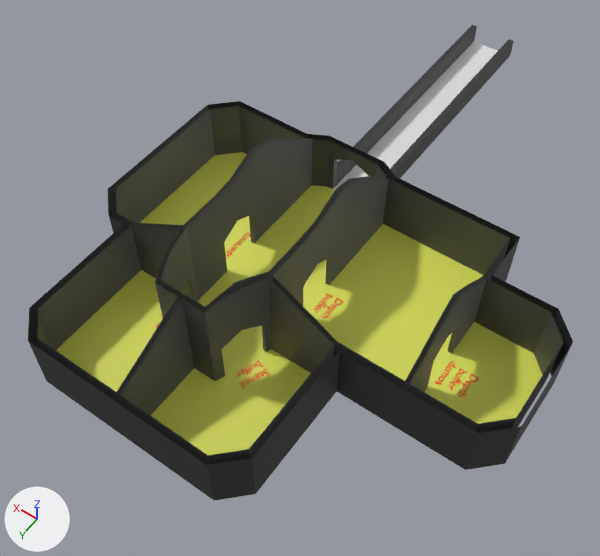
The Blender file Assets/Models/ShaderCastle/Buffer.blend, before and after one commit.
Both versions are drawn from a 50 mm lens placed at (-14.3, 23.6, 29.4), pointed at (-0.6, 4.5, -0.6). Every picture has the same lights, and +X, +Y and +Z are marked at lower left. The older version comes first.

Objects in the first picture: 'Floor 0 -col', 'Floor 1 -col', 'Text.001', 'Text.008', 'Text.011', 'Text.023'.
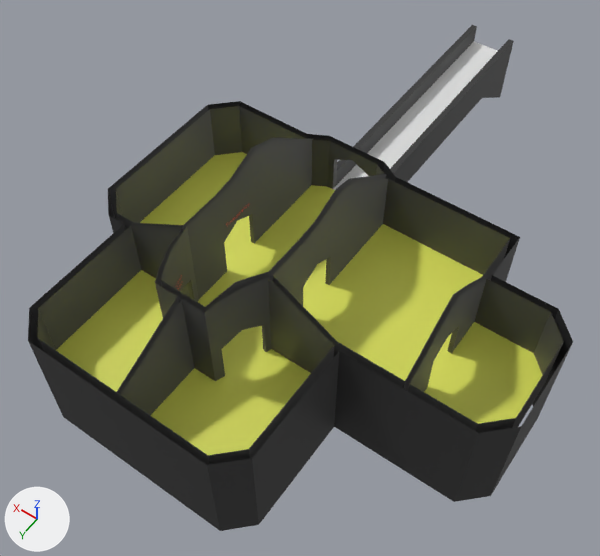
Edits to the bpy script that builds the scene:
```text
Change ob_foundation_collider:
    remove ob_foundation_collider.hide_set(True)
Change ob_text_001:
    ob_text_001.location: (-2.2, 10.16, 0.02) -> (-1.5, 9.85, 2.7)
    ob_text_001.rotation_euler: (0.0, 0.0, 1.165) -> (1.571, 0.0, 1.235)  # degrees (0, 0, 67) -> degrees (90, 0, 71)
Change ob_text_008:
    ob_text_008.location: (-9.2, 5.5, 0.02) -> (-8.2, 5.5, 2.7)
    ob_text_008.rotation_euler: (0.0, 0.0, 1.571) -> (1.571, 0.0, 1.571)  # degrees (0, 0, 90) -> degrees (90, 0, 90)
Change ob_text_011:
    ob_text_011.location: (2.62, 5.5, 0.02) -> (1.99, 5.5, 2.7)
    ob_text_011.rotation_euler: (0.0, 0.0, -1.571) -> (-4.712, 0.0, -1.571)  # degrees (0, 0, -90) -> degrees (-270, 0, -90)
Change ob_text_023:
    ob_text_023.location: (-2.79, 5.5, 0.02) -> (-1.99, 5.5, 2.7)
    ob_text_023.rotation_euler: (0.0, 0.0, 1.571) -> (1.571, 0.0, 1.571)  # degrees (0, 0, 90) -> degrees (90, 0, 90)
```

Changed parts and their boxes [x1, y1, x2, y2] in the pictures (600 x 556 px):
'Foundation collider', shown: after [47, 56, 553, 531]
'Text.008', moved, turned (not visible afterwards): before [436, 362, 478, 397]
'Text.001', moved, turned (not visible afterwards): before [236, 361, 270, 389]
'Text.023', moved, turned (not visible afterwards): before [314, 294, 343, 318]
'Text.011', moved, turned: before [226, 232, 251, 259]; after [228, 204, 249, 224]
